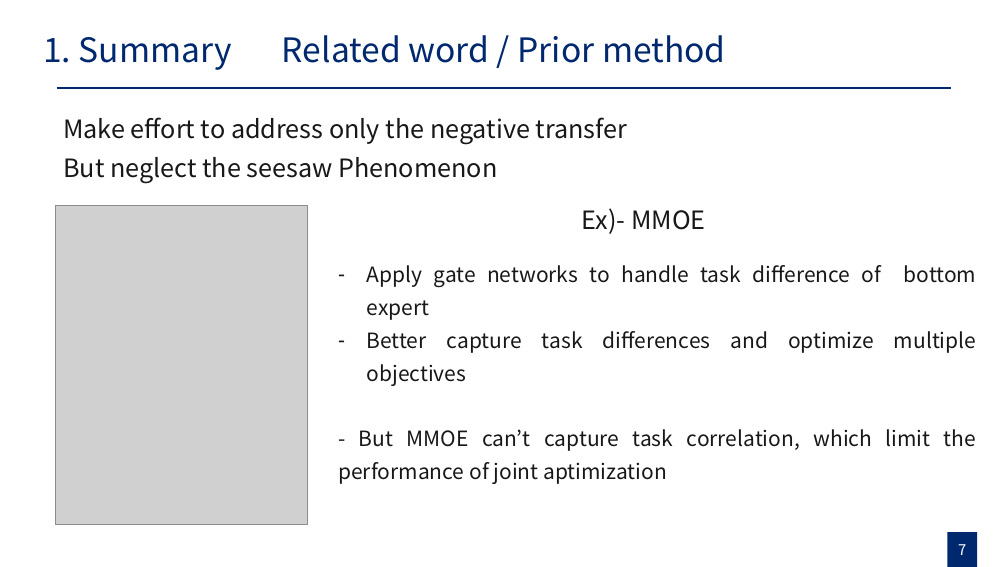
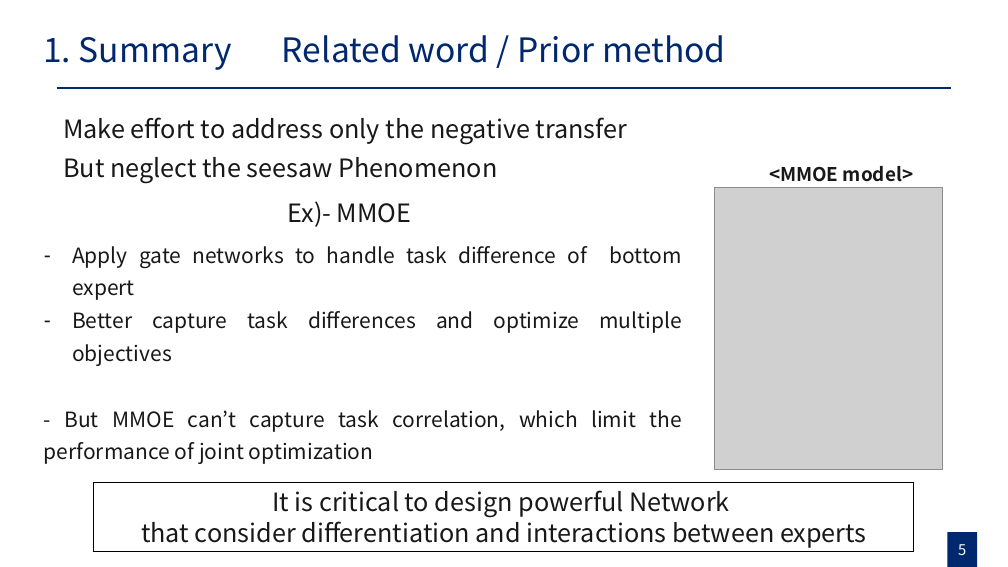
Before and after one commit to gusrn0505/TIL, a slide deck: slide 5 of [PPTPLUG]PP-151/RecSys 발표 자료 준비.pptx (slide 7 before the commit). Drawn at 1008x567 pixels with LibreOffice and Linux fonts; fonts in the diff are those of the drawing; grey boxes stand for pictures. Boxes give left, top, right and bottom in pixels: in the first picture for what was removed or moved away, otherwise in the second. Text is boxed around its words. In the diff, an @@ line names an element or a change of style, - is before the commit and + after.

```diff
--- a/[PPTPLUG]PP-151/RecSys 발표 자료 준비.pptx
+++ b/[PPTPLUG]PP-151/RecSys 발표 자료 준비.pptx
@@ text added at [769,166,913,182], 18 pt, text #181818, bold @@
+<MMOE model>
@@ picture removed at [56,205,308,524] @@
@@ text "Ex)- MMOE": place and size @@
-text "Ex)- MMOE" at [582,208,705,234]
+text "Ex)- MMOE" at [287,201,411,227]
@@ picture added at [715,188,943,469] @@
@@ text "Apply gate networks to handle ...": place and size @@
-text "Apply gate networks to handle ..." at [338,265,977,484]
+text "Apply gate networks to handle ..." at [44,246,682,464]
@@ text at [44,410,681,464]: text changed @@
-- But MMOE can’t capture task correlation, which limit the performance of joint aptimization
+- But MMOE can’t capture task correlation, which limit the performance of joint optimization
@@ rectangle added at [94,482,914,551], outline #000000 0.75 pt, 24 pt, text #181818 @@
+It is critical to design powerful Network
+that consider differentiation and interactions between experts
@@ page number at [958,544,966,555]: text changed @@
-7
+5
```
Also in this commit, not shown: 1 other slide changed, 10 slides added, 4 slides removed.
